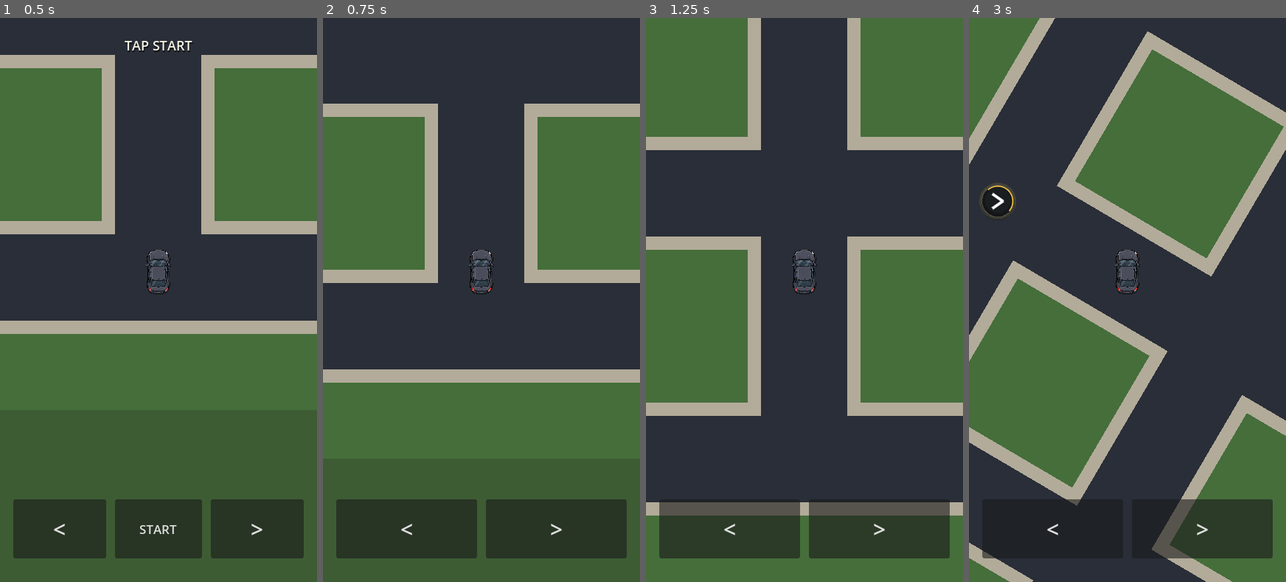
Above: before the commit, frames 1-4 (left to right).
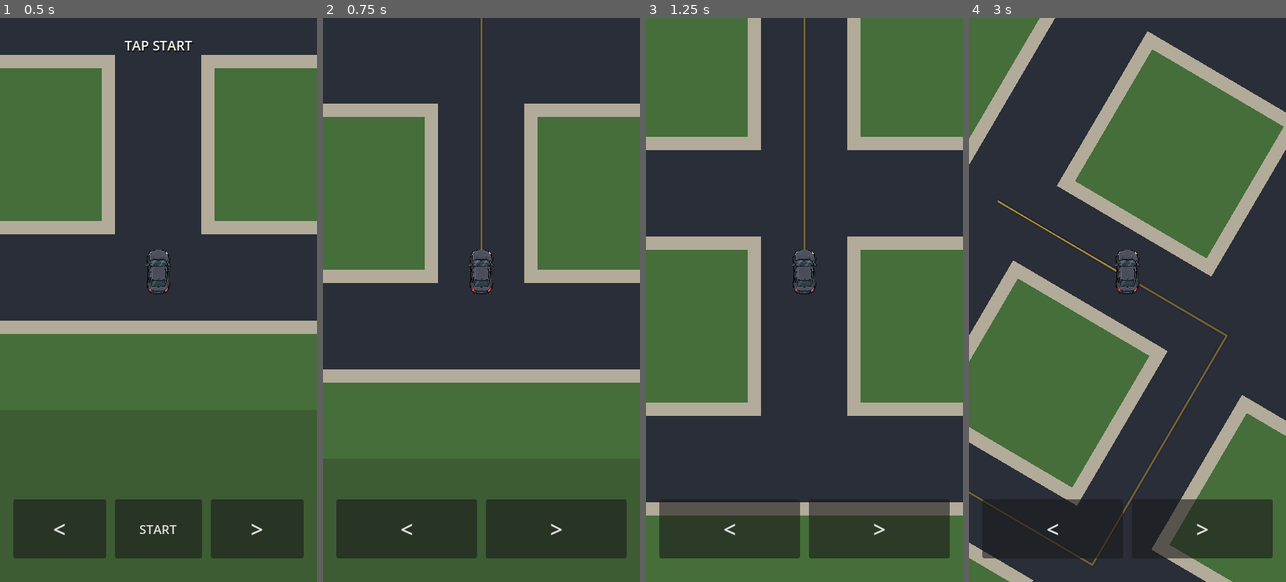
Above: after the commit, the same moments.

Repository: patrickcallahancomedy/comedian
Game: Godot game, scene res://scenes/drive/drive_module.tscn
Same seed, same stepped clock (60 frames per second), same inputs: the game is played once before the commit and once after it.
Inputs (mouse positions are in pixels of both pictures, inside the frame that each line leads up to):
- Up to frame 1 (0.5 s): no input
- Up to frame 2 (0.75 s): click "START" at 0.5 s
- Up to frame 3 (1.25 s): no input
- Up to frame 4 (3 s): tap Enter (ui_accept) at 1.25, 1.52 s; move the mouse to (1197, 271) at 1.27 s; hold Right 1.28-2 s; tap Space at 1.35, 2.85 s; click (1197, 271) at 1.42 s; drag from (1064, 328) to (1111, 412) at 2.02 s; move the mouse to (1159, 175) at 2.77 s; hold Right from 2.78 s (still down)

Frame 1 is identical in both runs. In frame 2, 0.2% of the frame differs, in the area x 49-51%, y 0-42%; in frame 3, 0.2%; in frame 4, 1.0%, in the area x 0-82%, y 29-98%.

Commit message:
Replace turn arrows with subtle route line

Diff:
--- a/godot/scripts/drive/drive_navigation.gd
+++ b/godot/scripts/drive/drive_navigation.gd
@@ -1,11 +1,15 @@
 extends Label
 
-## In-world turn guidance for the driving microgame.
-## The arrow is anchored to the actual intersection where the player should turn.
-## If that turn is missed, the route is recalculated and the arrow moves to the
-## next best intersection. Driving logic and map topology are untouched.
+## Subtle in-world route guidance for the driving microgame.
+## Pathfinding remains dynamic, but the visible guidance is now a restrained
+## road-center route line instead of turn-arrow badges.
 
 const MAP = preload("res://scripts/drive/drive_grid_map.gd")
+
+const ROUTE_LINE_COLOR := Color(0.95, 0.73, 0.28, 0.42)
+const ROUTE_LINE_UNDERLAY := Color(0.02, 0.025, 0.03, 0.20)
+const ROUTE_LINE_WIDTH := 2.4
+const ROUTE_LINE_UNDERLAY_WIDTH := 5.0
 
 const MARKER_BG := Color(0.055, 0.062, 0.072, 0.90)
 const MARKER_INNER := Color(0.11, 0.12, 0.135, 0.92)
@@ -43,7 +47,7 @@
 	# Reuse the existing Navigation node as a full-screen, non-interactive
 	# drawing layer. No new embedded assets are needed.
 	text = ""
-	z_index = 4
+	z_index = 2
 	mouse_filter = Control.MOUSE_FILTER_IGNORE
 	set_anchors_preset(Control.PRESET_FULL_RECT)
 	offset_left = 0.0
@@ -56,7 +60,6 @@
 func _process(delta: float) -> void:
 	ui_time += delta
 	_update_status_visibility()
-	_update_marker_state(delta)
 	queue_redraw()
 
 
@@ -85,26 +88,46 @@
 
 
 func _draw() -> void:
-	if drive == null or displayed_hint.is_empty() or marker_alpha <= 0.001:
+	if drive == null or not drive.started or drive.drive_complete:
 		return
 
-	var cell: Vector2i = displayed_hint["cell"]
-	var turn: String = displayed_hint["turn"]
-	var world_position := Vector2.ZERO
-
-	match drive.road_kind:
-		"neighborhood":
-			world_position = MAP.neighborhood_cell_center(cell)
-		"city":
-			world_position = drive._city_cell_center(cell)
-		_:
-			return
-
-	_draw_turn_marker(
-		drive._world_to_screen(world_position),
-		turn,
-		marker_alpha,
-		marker_scale
+	var route := _current_route_states()
+	if route.size() < 2:
+		return
+
+	var points := PackedVector2Array()
+	points.append(drive._world_to_screen(drive.visual_world_position))
+
+	for state in route:
+		var cell := Vector2i(state.x, state.y)
+		var world_position := Vector2.ZERO
+
+		match drive.road_kind:
+			"neighborhood":
+				world_position = MAP.neighborhood_cell_center(cell)
+			"city":
+				world_position = drive._city_cell_center(cell)
+			_:
+				return
+
+		var screen_point: Vector2 = drive._world_to_screen(world_position)
+		if points.is_empty() or points[points.size() - 1].distance_to(screen_point) > 0.5:
+			points.append(screen_point)
+
+	if points.size() < 2:
+		return
+
+	draw_polyline(
+		points,
+		ROUTE_LINE_UNDERLAY,
+		ROUTE_LINE_UNDERLAY_WIDTH,
+		true
+	)
+	draw_polyline(
+		points,
+		ROUTE_LINE_COLOR,
+		ROUTE_LINE_WIDTH,
+		true
 	)
 
 
@@ -224,28 +247,37 @@
 	return "%d:%d:%s" % [cell.x, cell.y, turn]
 
 
-func _current_turn_hint() -> Dictionary:
+func _current_route_states() -> Array[Vector3i]:
 	match drive.road_kind:
 		"neighborhood":
-			var states := _find_route_states(
+			return _find_route_states(
 				drive.neighborhood_cell,
 				drive.heading,
 				MAP.NEIGHBORHOOD_GATE,
 				MAP.NEIGHBORHOOD_SIZE,
 				true
 			)
-			return _first_turn_on_route(
-				states,
-				MAP.NEIGHBORHOOD_GATE_SIDE
-			)
 		"city":
-			var states := _find_route_states(
+			return _find_route_states(
 				drive.city_cell,
 				drive.heading,
 				MAP.CITY_DESTINATION,
 				MAP.CITY_SIZE,
 				false
 			)
+
+	return []
+
+
+func _current_turn_hint() -> Dictionary:
+	var states := _current_route_states()
+	match drive.road_kind:
+		"neighborhood":
+			return _first_turn_on_route(
+				states,
+				MAP.NEIGHBORHOOD_GATE_SIDE
+			)
+		"city":
 			return _first_turn_on_route(states, Vector2i.ZERO)
 
 	return {}
--- a/godot/tests/drive_grid_test.gd
+++ b/godot/tests/drive_grid_test.gd
@@ -197,6 +197,12 @@
 	drive._start_drive()
 	_check(drive.started, "START did not begin grid drive")
 	if navigation != null:
+		var initial_route: Array[Vector3i] = navigation._current_route_states()
+		_check(initial_route.size() >= 2, "Navigation route line has no usable path")
+		_check(
+			navigation.ROUTE_LINE_WIDTH < 3.0,
+			"Navigation route line is not subtle"
+		)
 		var initial_hint: Dictionary = navigation.get_turn_hint()
 		_check(
 			initial_hint.get("cell") == Vector2i(1, 1),
